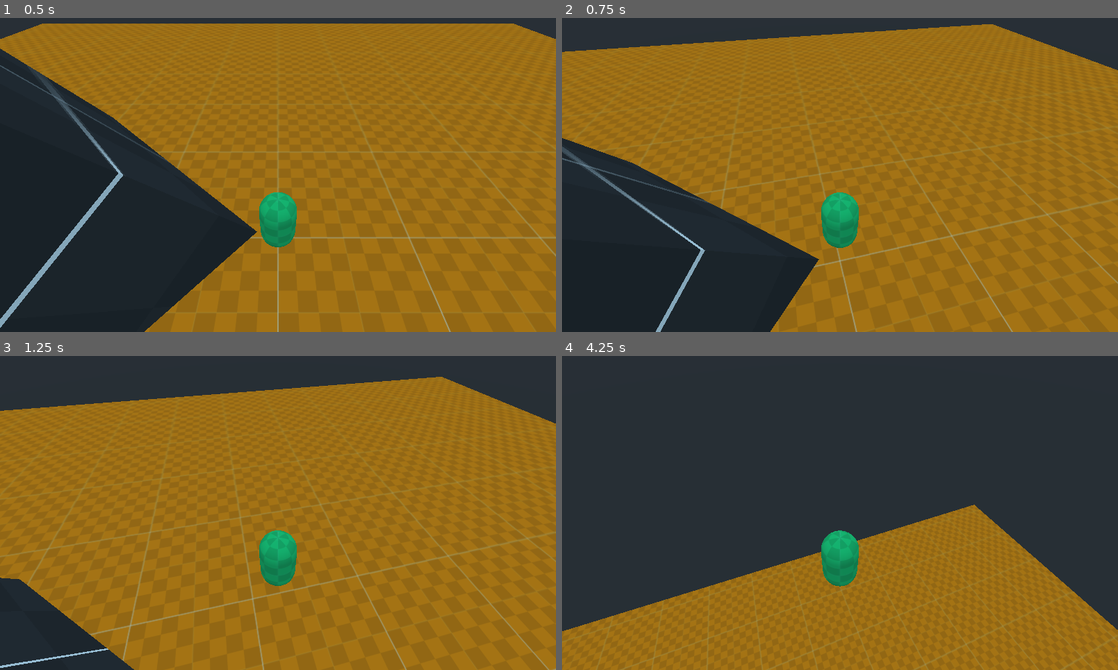
Above: before the commit, frames 1-4 (two rows, left to right).
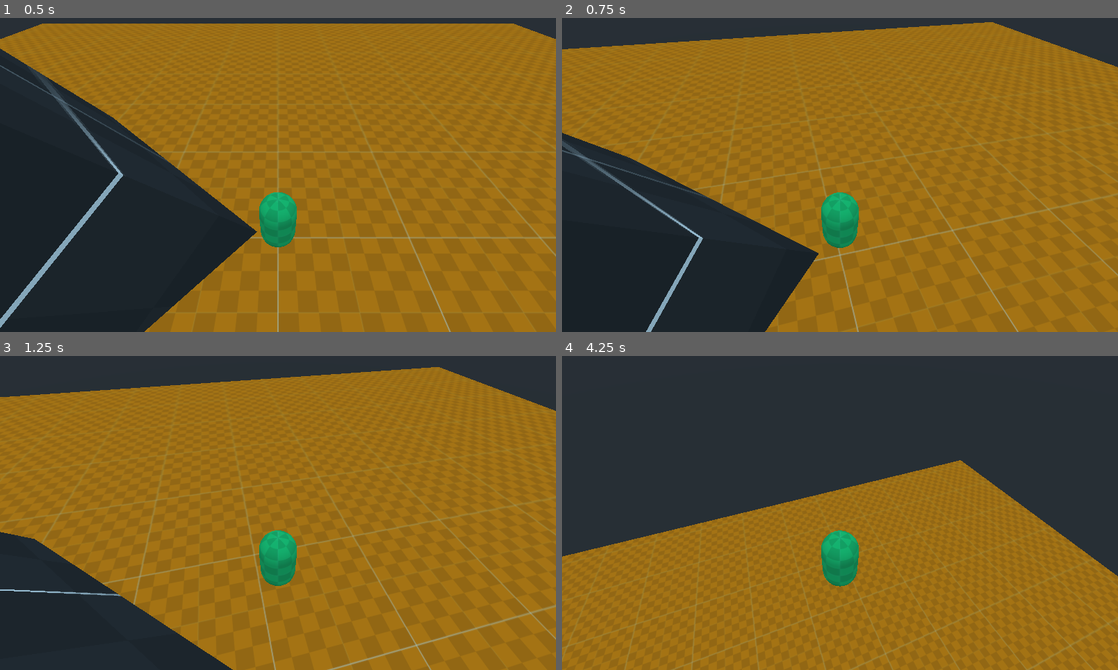
Above: after the commit, the same moments.

Repository: James-Fraser-Jones/JumpShootManMultiplayer
Game: Godot game, scene res://Scenes/Main.tscn
Same seed, same stepped clock (60 frames per second), same inputs: the game is played once before the commit and once after it.
Inputs (mouse positions are in pixels of both pictures, inside the frame that each line leads up to):
- Up to frame 1 (0.5 s): no input
- Up to frame 2 (0.75 s): tap Enter at 0.5 s; move the mouse to (867, 168) at 0.52 s; hold Up (ui_up) from 0.53 s (still down); hold Space (ui_select) from 0.53 s (still down)
- Up to frame 3 (1.25 s): keep holding Up (ui_up); keep holding Space (ui_select)
- Up to frame 4 (4.25 s): keep holding Up (ui_up); move the mouse to (812, 509) at 1.27 s; release Space (ui_select) at 1.28 s; tap R at 1.35, 2.85 s; tap Space (ui_select) at 1.52, 1.55, 1.82, 3.02, 3.05, 3.32 s; move the mouse to (851, 500) at 2.02 s; hold Space (ui_select) 2.03-2.78 s; move the mouse to (834, 513) at 2.77 s; move the mouse to (878, 509) at 3.52 s; hold Space (ui_select) from 3.53 s (still down)

Frame 1 is identical in both runs. In frame 2, 4.5% of the frame differs, in the area x 0-100%, y 1-100%; in frame 3, 12%; in frame 4, 18%, in the area x 0-100%, y 33-100%.

Commit message:
sorting out units

Diff:
--- a/Scenes/Main.gd
+++ b/Scenes/Main.gd
@@ -1,6 +1,8 @@
 extends Spatial
 
-#NOTE: FROM HERE ON THE PROJECT WILL BE USING GODOT'S 3D UNITS TO BE METERS.
+#UNITS:
+#Distance: Meters
+#Mass: Kilograms
 
 func _input(event: InputEvent) -> void:
 	if event is InputEventKey:
--- a/Scenes/Main.tscn
+++ b/Scenes/Main.tscn
@@ -22,7 +22,6 @@
 
 [node name="Player" parent="." instance=ExtResource( 2 )]
 transform = Transform( 1, 0, 0, 0, 1, 0, 0, 0, 1, 0, 1, 0 )
-mass = 4.0
 cameraPath = NodePath("../Camera")
 
 [node name="Camera" type="Camera" parent="."]
--- a/Scenes/Player.tscn
+++ b/Scenes/Player.tscn
@@ -1,29 +1,34 @@
-[gd_scene load_steps=6 format=2]
+[gd_scene load_steps=7 format=2]
 
 [ext_resource path="res://Scripts/Player.gd" type="Script" id=1]
 [ext_resource path="res://Textures/texture_08_green.png" type="Texture" id=2]
 
-[sub_resource type="CapsuleShape" id=1]
+[sub_resource type="PhysicsMaterial" id=5]
+friction = 0.5
+rough = true
+
+[sub_resource type="CapsuleShape" id=6]
 radius = 0.5
 height = 0.9
 
-[sub_resource type="CapsuleMesh" id=2]
+[sub_resource type="CapsuleMesh" id=7]
 radius = 0.5
 mid_height = 0.9
 
-[sub_resource type="SpatialMaterial" id=3]
+[sub_resource type="SpatialMaterial" id=4]
 albedo_texture = ExtResource( 2 )
 
 [node name="Player" type="RigidBody"]
 mode = 2
-mass = 5.0
+mass = 62.0
+physics_material_override = SubResource( 5 )
 script = ExtResource( 1 )
 
 [node name="CollisionShape" type="CollisionShape" parent="."]
 transform = Transform( 1, 0, 0, 0, -1.62921e-07, -1, 0, 1, -1.62921e-07, 0, 0, 0 )
-shape = SubResource( 1 )
+shape = SubResource( 6 )
 
 [node name="MeshInstance" type="MeshInstance" parent="."]
 transform = Transform( 1, 0, 0, 0, -1.62921e-07, -1, 0, 1, -1.62921e-07, 0, 0, 0 )
-mesh = SubResource( 2 )
-material/0 = SubResource( 3 )
+mesh = SubResource( 7 )
+material/0 = SubResource( 4 )
--- a/Scripts/Player.gd
+++ b/Scripts/Player.gd
@@ -1,7 +1,7 @@
 extends RigidBody
 
-export var speed : float = 4000
-export var jump : float = 1400
+export var acceleration : float = 40000
+export var jumpForce : float = 300
 export var cameraPath : NodePath
 
 var camera : Camera
@@ -16,10 +16,10 @@
 	if Input.is_action_pressed("ui_up"): movement.y -= 1
 	if Input.is_action_pressed("ui_down"): movement.y += 1
 	if movement != Vector2.ZERO:
-		add_central_force((Vector3(movement.x, 0, movement.y).normalized() * speed * delta).rotated(
+		add_central_force((Vector3(movement.x, 0, movement.y).normalized() * acceleration * delta).rotated(
 		Vector3.UP, camera.camRotation.x))
 		$MeshInstance.rotation.y = camera.camRotation.x #need linear interpolation here
 
 func _input(event):
 	if event.is_action_pressed("ui_select"):
-	   add_central_force(Vector3.UP * jump)
+		apply_central_impulse(Vector3.UP * jumpForce)
Not shown: 1 places in Scenes/Floor.tscn that only renumber resources
Not shown: 1 places in Scenes/Obstacle.tscn that only renumber resources
